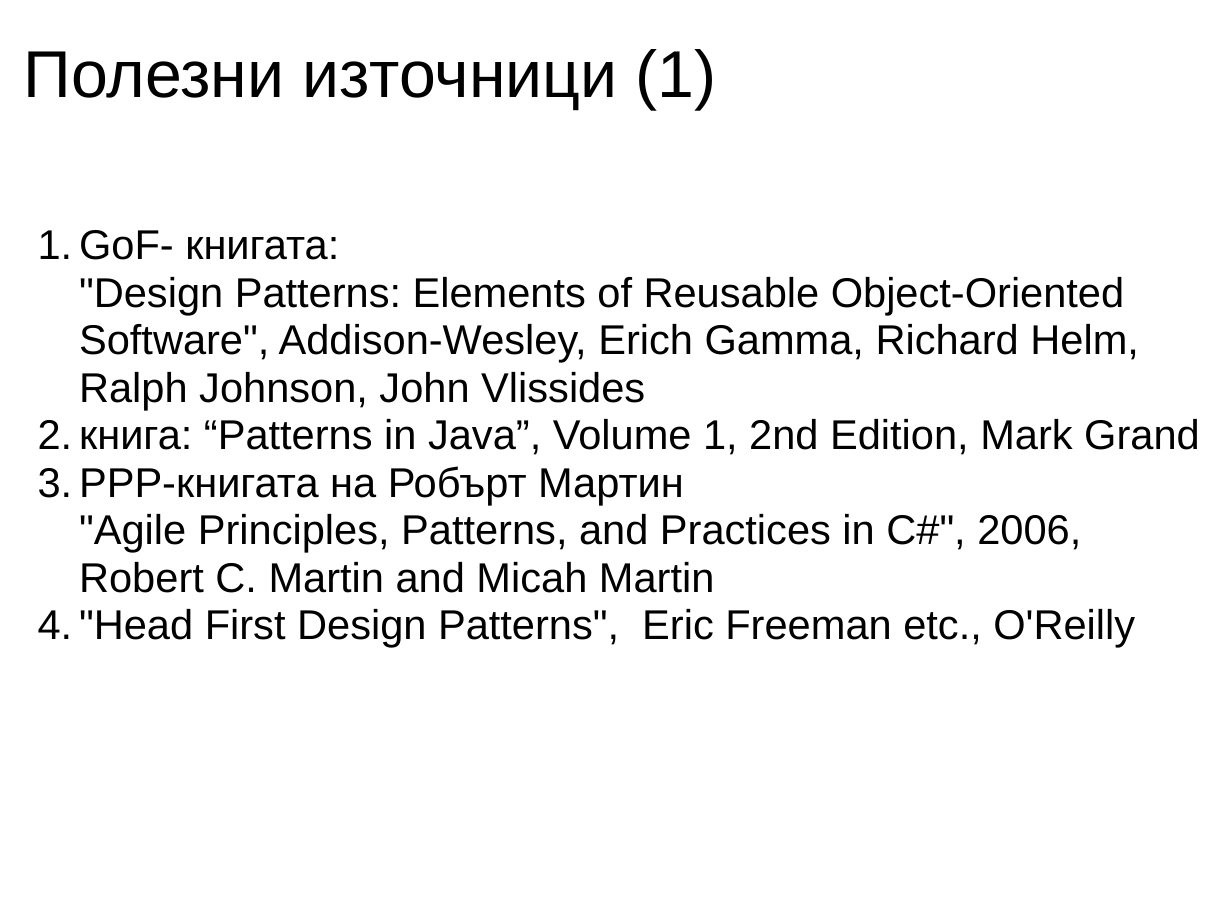
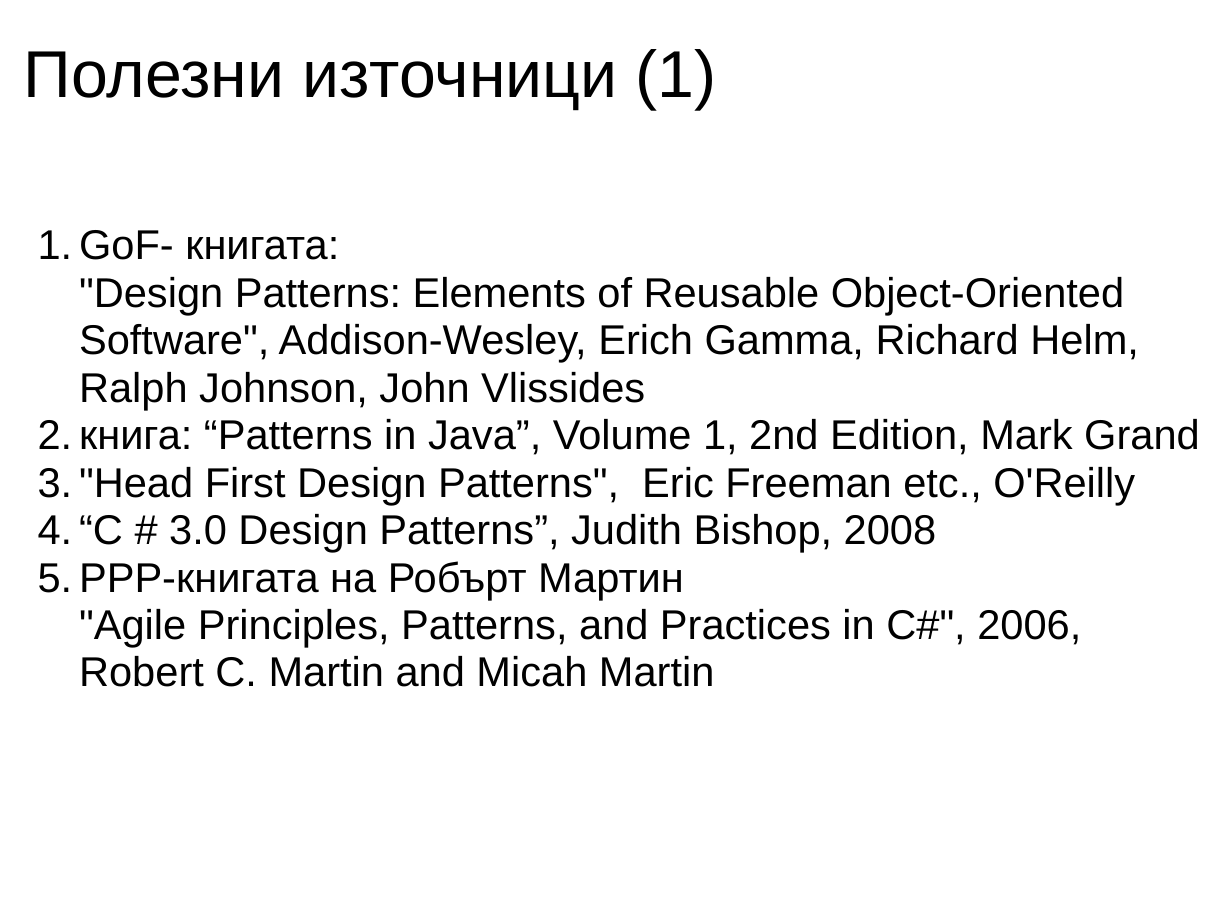
Before and after one commit to uamartins/design-patterns-book, a slide deck: slide 7 of resources/Chapter-23-Memento/Chapter-23-Memento.ppt. Drawn at 1232x924 pixels with LibreOffice and Linux fonts; fonts in the diff are those of the drawing. Boxes give left, top, right and bottom in pixels: in the first picture for what was removed or moved away, otherwise in the second. Text is boxed around its words. In the diff, an @@ line names an element or a change of style, - is before the commit and + after.

```diff
--- a/resources/Chapter-23-Memento/Chapter-23-Memento.ppt
+++ b/resources/Chapter-23-Memento/Chapter-23-Memento.ppt
@@ subtitle at <box>79,467,1135,552</box>: paragraphs added @@
+  3. "Head First Design Patterns", Eric Freeman etc., O'Reilly
+  4. “C # 3.0 Design Patterns”, Judith Bishop, 2008
@@ subtitle at <box>79,609,1135,647</box>: paragraph removed @@
-  4. "Head First Design Patterns", Eric Freeman etc., O'Reilly
```
Also in this commit, not shown: 2 other files.
